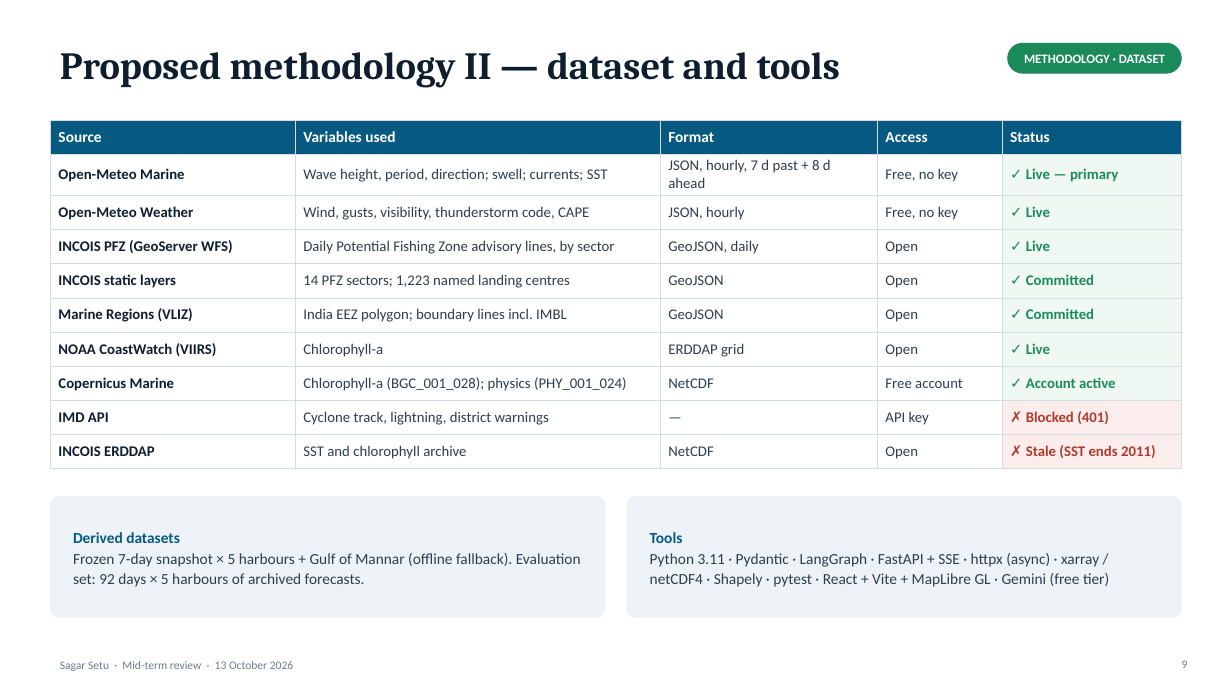
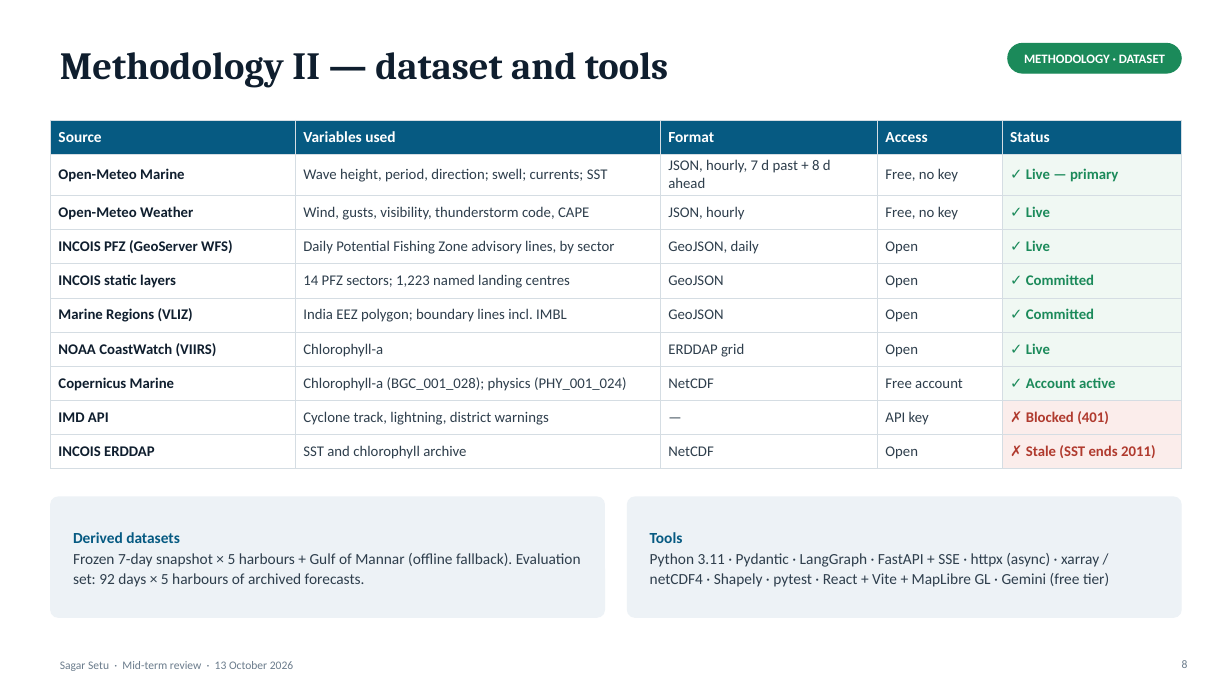
Before and after one commit to harshvsinghnorth/sagar-setu, a slide deck: slide 8 of docs/Sagar_Setu_MidTerm.pptx (slide 9 before the commit). Drawn at 1232x693 pixels with LibreOffice and Linux fonts; fonts in the diff are those of the drawing. Boxes give left, top, right and bottom in pixels: in the first picture for what was removed or moved away, otherwise in the second. Text is boxed around its words. In the diff, an @@ line names an element or a change of style, - is before the commit and + after.

```diff
--- a/docs/Sagar_Setu_MidTerm.pptx
+++ b/docs/Sagar_Setu_MidTerm.pptx
@@ title at (60,52,668,88): text changed @@
-Proposed methodology II — dataset and tools
+Methodology II — dataset and tools
```
Also in this commit, not shown: 6 other slides changed, 1 slide added, 2 slides removed, 10 other files.
